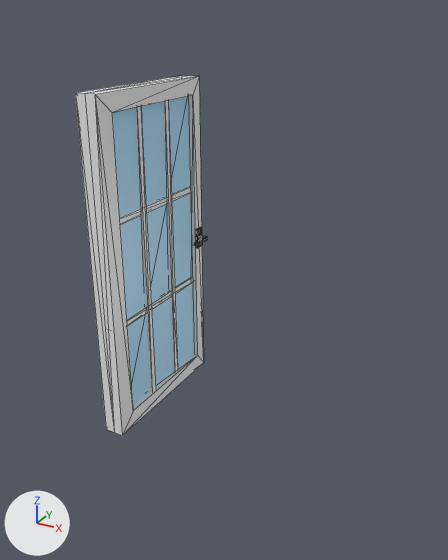
The glTF model public/models/exterior_items/door_001.glb, before and after one commit.
Rendered twice from a 50 mm lens placed at (2.37, -2.72, 2.7), pointed at (0.6, 0.48, 1.1). Lighting does not change. The marker at lower left points along +X, +Y and +Z. Mesh edges are drawn as thin lines. Where no turn or scale is listed for an object, it has been applied to the vertices. Vertices at the same position are counted once.

In view in the first picture: 'door_001'.
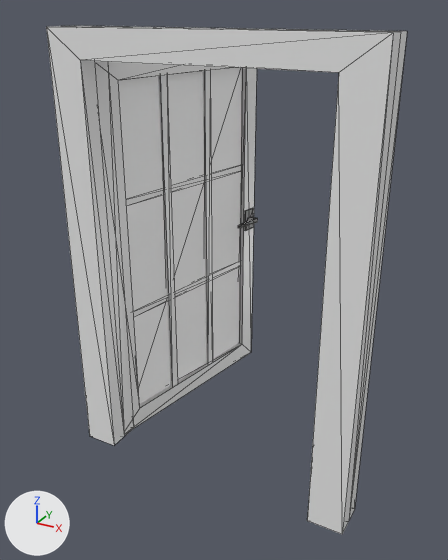
Edits to the bpy script that builds the scene:
```text
Add mat_glass:
    mat_glass = principled_material('glass')
    mat_glass.base_color = (1.0, 1.0, 1.0)  # white #ffffff
    mat_glass.metallic = 1.0
    mat_glass.roughness = 1.0
Change me_mesh_118:
    used by ob_door_001; location = (0.0, 0.0, 0.0); rotation_euler = (1.571, 0.0, 1.566), in degrees (90, 0, 90)
    remove me_mesh_118.from_pydata(...)  # 120 vertices, 154 faces; spans x 0.0..1.1, y 0.0..2.27, z -0.14..0.14
    add me_mesh_118.from_pydata(...)  # 112 vertices, 150 faces; spans x 0.0..1.1, y -0.14..0.14, z 0.0..2.27
    me_mesh_118 part 1: the loose piece of 12 vertices spanning x 0.01..1.1, y 1.47..1.51, z -0.04..0.04 is turned 90 degrees about the x axis through the mesh origin
    me_mesh_118 part 2: the loose piece of 12 vertices spanning x 0.4..0.44, y 0.07..2.2, z -0.05..0.05 is turned 90 degrees about the x axis through the mesh origin
    me_mesh_118 part 3: the loose piece of 12 vertices spanning x 0.7..0.74, y 0.07..2.2, z -0.05..0.05 is turned 90 degrees about the x axis through the mesh origin
    me_mesh_118 part 4: the loose piece of 12 vertices spanning x 0.01..1.1, y 0.76..0.8, z -0.04..0.04 is turned 90 degrees about the x axis through the mesh origin
    me_mesh_118 part 5: the loose piece of 8 vertices spanning x 1.01..1.08, y 1.05..1.19, z 0.07..0.08 is turned 90 degrees about the x axis through the mesh origin
    me_mesh_118 part 6: the loose piece of 12 vertices spanning x 0.9..1.06, y 1.11..1.13, z 0.07..0.14 is turned 90 degrees about the x axis through the mesh origin
    me_mesh_118 part 7
    26 vertices are removed from x 0.0..1.1, y 0.0..2.27, z -0.07..0.07
    48 faces are deleted
    11 vertices are added at x 0.0..0.14, y -0.07..0.07, z 0.0..2.27
    6 new vertices lie (0.86, 0.0, 0.0) away from vertices in x 0.14, y -0.07..0.07, z 0.12..2.15
    5 new vertices lie (1.1, 0.0, 0.0) away from vertices in x 0.0, y -0.07..0.07, z 0.0..2.27
    46 new faces join them
Add me_mesh_183:
    me_mesh_183.from_pydata(...)  # 24 vertices, 44 faces; spans x -0.13..1.68, y -0.11..0.11, z 0.0..2.61
    me_mesh_183.materials.append(mat_material_054)  # picture img_textures
Add me_mesh_002:
    me_mesh_002.from_pydata([(0.05, 0.11, 0.08), (0.05, 0.11, 2.34), (0.28, 1.33, 2.34), (0.28, 1.33, 0.08)], [], [(0, 3, 2), (0, 2, 1)])
    me_mesh_002.materials.append(mat_glass)  # white #ffffff
Change ob_door_001:
    ob_door_001.rotation_euler: (1.571, 0.0, 1.566) -> (0.0, 0.0, 1.386)  # degrees (90, 0, 90) -> degrees (0, 0, 79)
    ob_door_001.scale: (1.0, 1.0, 1.0) -> (1.35, 1.0, 1.08)
Add ob_door_frame_001:
    ob_door_frame_001 = bpy.data.objects.new('door_frame_001', me_mesh_183)
    ob_door_frame_001.location = (0.0, 0.0, 0.0)
Add ob_door_001_001:
    ob_door_001_001 = bpy.data.objects.new('door_001.001', me_mesh_002)
    ob_door_001_001.location = (0.0, 0.0, 0.0)
```

Location of each change, [x1, y1, x2, y2] in pixels of the pictures (448 x 560 px; the box of a moved part takes in the faces that stretch with it):
'door_frame_001', added
    after: [46, 26, 407, 534]
'door_001', reshaped, turned, rescaled
    before: [75, 75, 208, 436]
    after: [104, 61, 258, 430]
'door_001.001', added
    after: [118, 68, 242, 404]
part 1 of me_mesh_118, moved or reshaped
    before: [120, 187, 191, 224]
    after: [126, 165, 241, 206]
part 2 of me_mesh_118, moved or reshaped
    before: [135, 106, 156, 391]
    after: [158, 75, 178, 386]
part 3 of me_mesh_118, moved or reshaped
    before: [163, 100, 178, 372]
    after: [203, 70, 213, 363]
part 4 of me_mesh_118, moved or reshaped
    before: [127, 277, 193, 326]
    after: [134, 261, 240, 317]
part 5 of me_mesh_118, moved or reshaped
    before: [196, 227, 202, 248]
    after: [244, 208, 253, 231]
part 6 of me_mesh_118, moved or reshaped
    before: [194, 235, 208, 246]
    after: [238, 217, 258, 228]
part 7 of me_mesh_118, moved or reshaped
    before: [75, 75, 204, 436]
    after: [104, 61, 257, 430]
